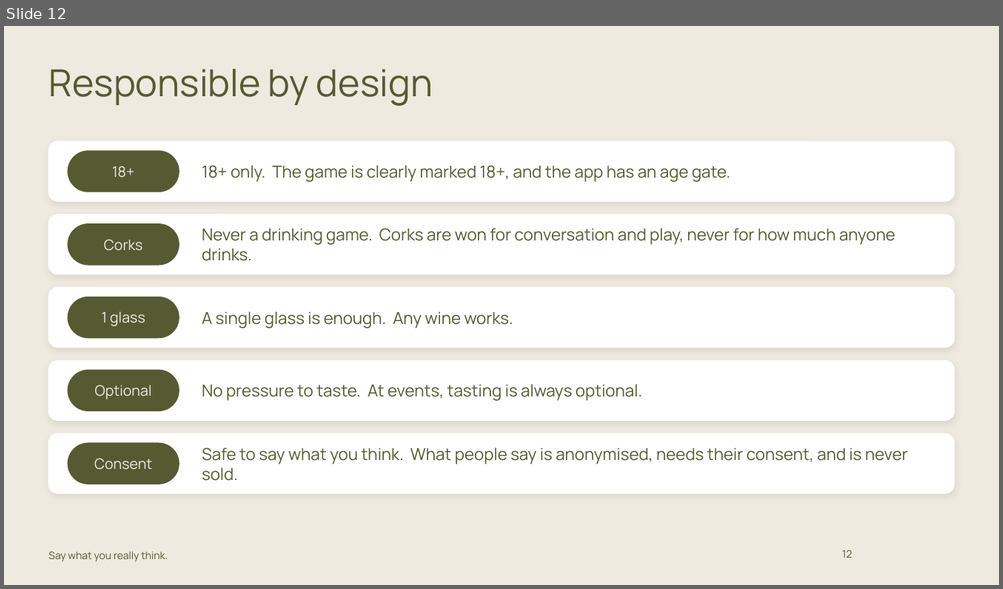
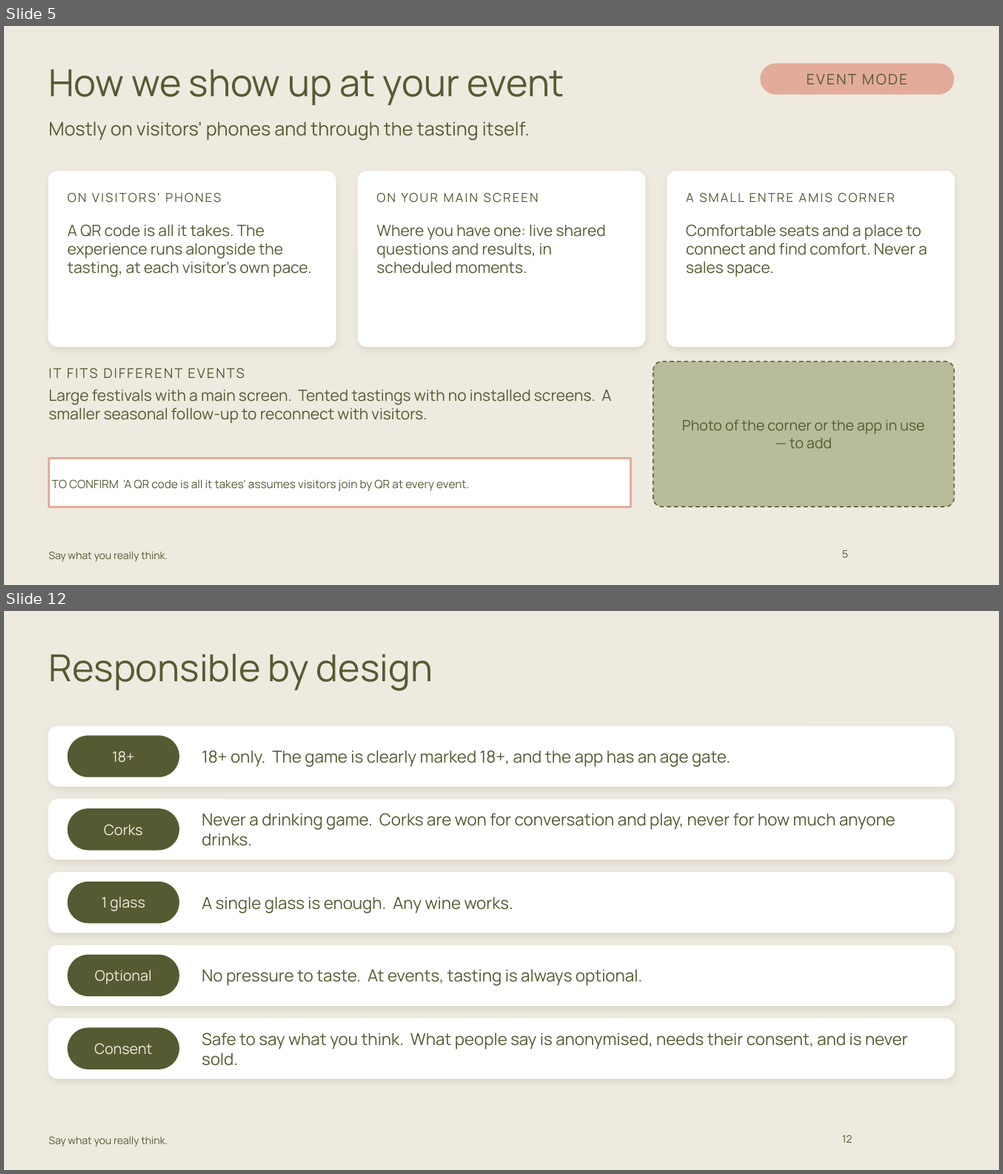
Before and after one commit to carrie147/entre-amis-brand-agent, a slide deck: decks/Entre Amis - Event Mode pack - DRAFT.pptx. Shown one above the other, each under a label of ours: slide 12 before the commit, slides 5 and 12 after it; the slides between them are not shown. The pictures are 1003x589 and 1003x1174 pixels, drawn with LibreOffice and Linux fonts; fonts in the diff are those of the drawing; background and template pictures are left out. Boxes give left, top, right and bottom in pixels: in the first picture for what was removed or moved away, otherwise in the second. Text is boxed around its words. In the diff, an @@ line names an element or a change of style, - is before the commit and + after.

```diff
--- a/decks/Entre Amis - Event Mode pack - DRAFT.pptx
+++ b/decks/Entre Amis - Event Mode pack - DRAFT.pptx
@@ slide 5 added at bbox=[4, 26, 999, 585], background #EFEAE0; not listed: 1 template element that a slide beside it also shows @@
@@ title added at bbox=[48, 69, 564, 105], 36 pt, text #565A32 @@
+How we show up at your event
@@ rounded rectangle added at bbox=[760, 63, 954, 95], fill #E3AC9A, 14 pt, text #565A32 @@
+EVENT MODE
@@ text added at bbox=[48, 121, 529, 140], 18 pt, text #565A32 @@
+Mostly on visitors' phones and through the tasting itself.
@@ rounded rectangle added at bbox=[48, 172, 336, 347], fill #FFFFFF, outline #FFFFFF 1 pt @@
@@ rounded rectangle added at bbox=[358, 172, 644, 347], fill #FFFFFF, outline #FFFFFF 1 pt @@
@@ rounded rectangle added at bbox=[667, 172, 954, 347], fill #FFFFFF, outline #FFFFFF 1 pt @@
@@ text added at bbox=[686, 192, 927, 277], 15 pt, text #565A32 @@
+A SMALL ENTRE AMIS CORNER
+Comfortable seats and a place to connect and find comfort. Never a sales space.
@@ text added at bbox=[68, 224, 312, 278], 15 pt, text #565A32 @@
+ON VISITORS' PHONES
+A QR code is all it takes. The experience runs alongside the tasting, at each visitor's own pace.
@@ text added at bbox=[376, 224, 606, 274], 15 pt, text #565A32 @@
+ON YOUR MAIN SCREEN
+Where you have one: live shared questions and results, in scheduled moments.
@@ text added at bbox=[48, 368, 611, 423], 15 pt, text #565A32 @@
+IT FITS DIFFERENT EVENTS
+Large festivals with a main screen. Tented tastings with no installed screens. A smaller seasonal follow-up to reconnect with visitors.
@@ rounded rectangle added at bbox=[653, 362, 954, 507], fill #B9BC9A, outline #565A32 1 pt dashed @@
@@ text added at bbox=[682, 420, 924, 449], 14 pt, text #565A32 @@
+Photo of the corner or the app in use — to add
@@ rectangle added at bbox=[48, 459, 631, 507], fill #FFFFFF, outline #E3AC9A 2 pt, 11 pt, text #565A32 @@
+TO CONFIRM 'A QR code is all it takes' assumes visitors join by QR at every event.
@@ page number added at bbox=[842, 551, 848, 558], 10 pt, text #565A32 @@
+5
```
Also in this commit, not shown: 7 slides changed, 4 other slides added, 5 slides removed, 2 other files.
